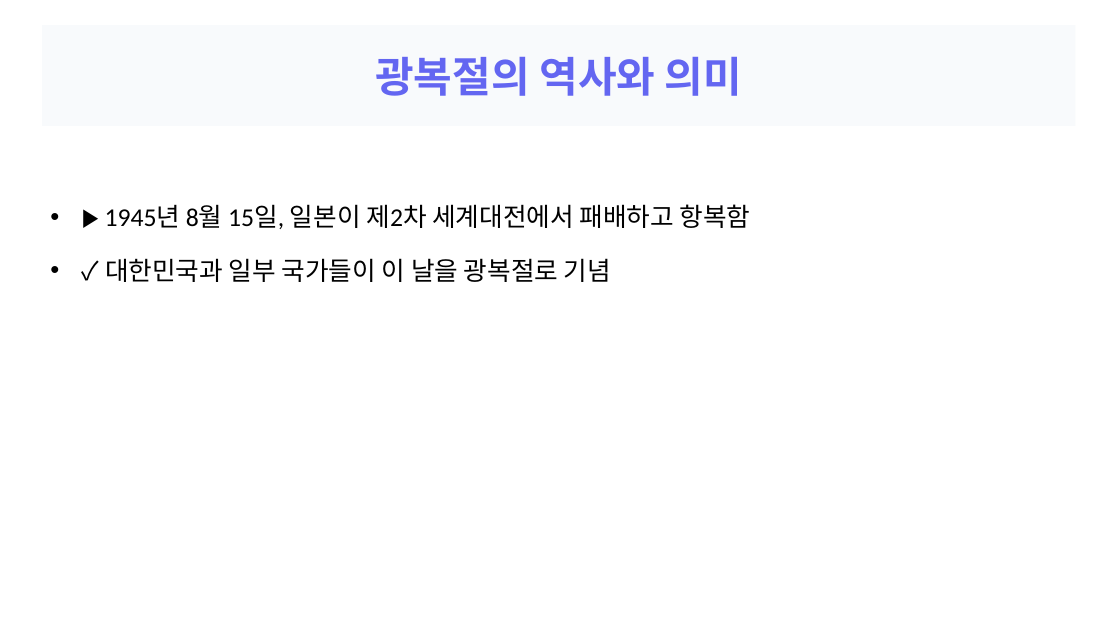
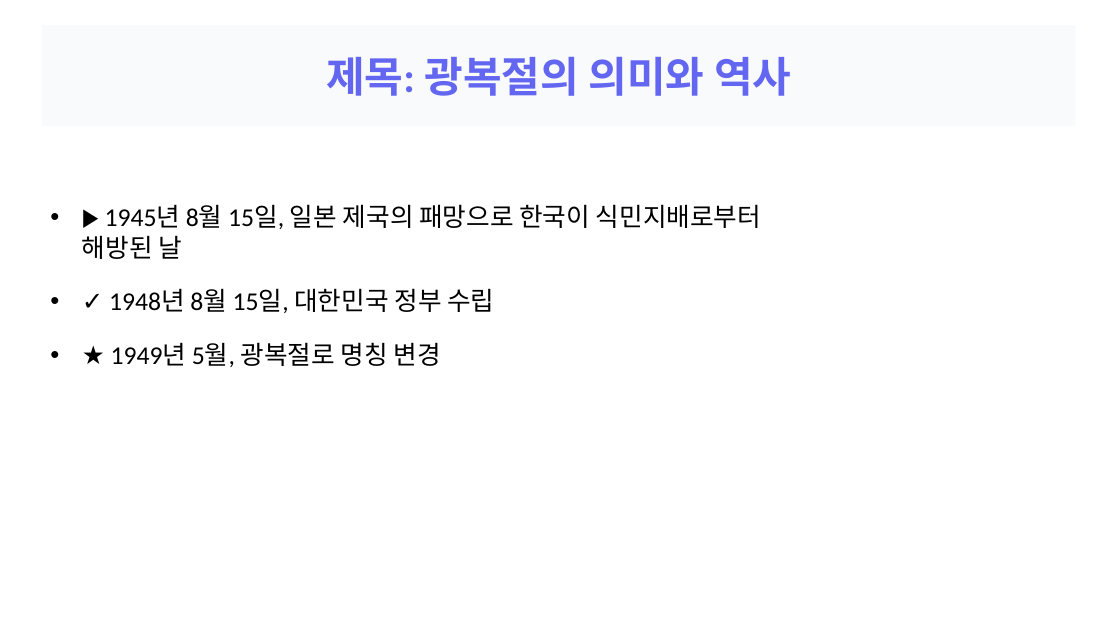
Before and after one commit to devna0111/FlowMate, a slide deck: slide 2 of uploads/pptx_sample.pptx. Drawn at 1120x630 pixels with LibreOffice and Linux fonts; fonts in the diff are those of the drawing. Boxes give left, top, right and bottom in pixels: in the first picture for what was removed or moved away, otherwise in the second. Text is boxed around its words. In the diff, an @@ line names an element or a change of style, - is before the commit and + after.

```diff
--- a/uploads/pptx_sample.pptx
+++ b/uploads/pptx_sample.pptx
@@ title at <box>326,57,791,96</box>: text changed @@
-광복절의 역사와 의미
+제목: 광복절의 의미와 역사
@@ text at <box>82,204,761,367</box>: text changed @@
-• ▶ 1945년 8월 15일, 일본이 제2차 세계대전에서 패배하고 항복함
-• ✓ 대한민국과 일부 국가들이 이 날을 광복절로 기념
+• ▶ 1945년 8월 15일, 일본 제국의 패망으로 한국이 식민지배로부터 해방된 날
+• ✓ 1948년 8월 15일, 대한민국 정부 수립
+• ★ 1949년 5월, 광복절로 명칭 변경
```
Also in this commit, not shown: 4 other slides changed, 3 slides added, 2 slides removed, 14 other files.
